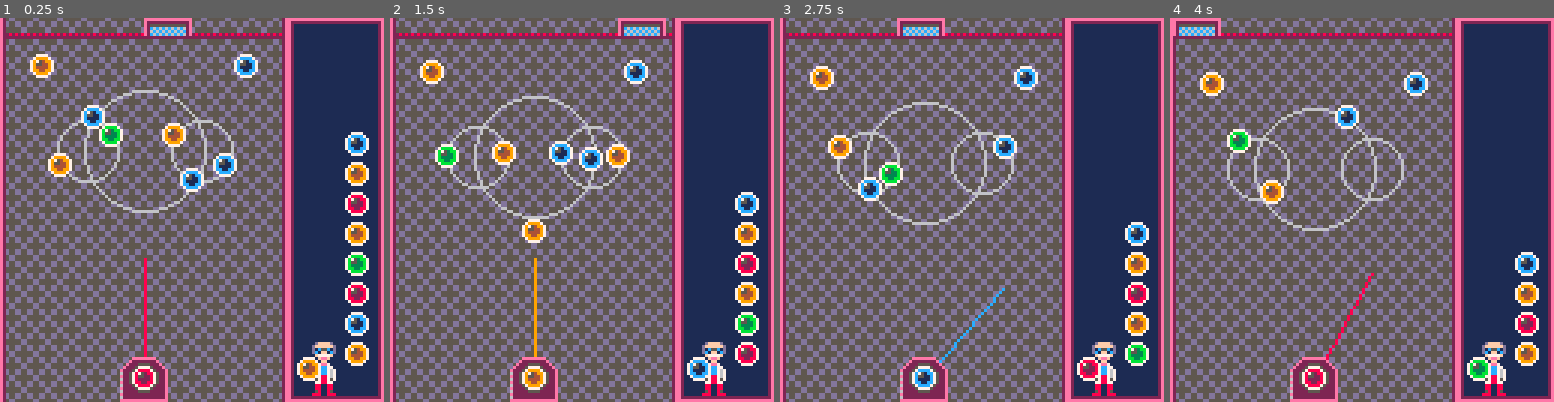
Above: before the commit, frames 1-4 (left to right).
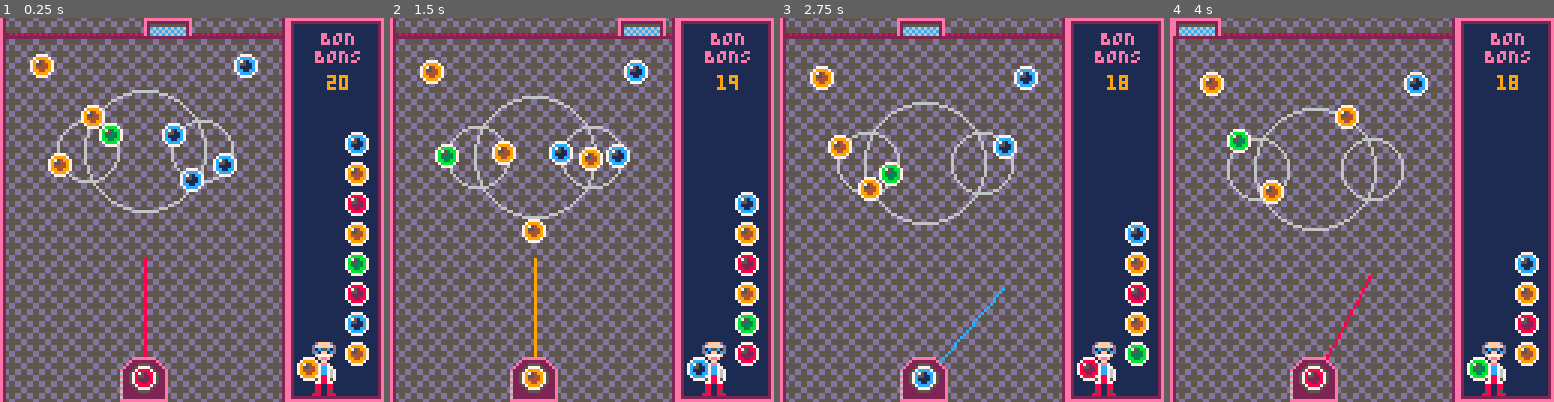
Above: after the commit, the same moments.

Repository: adamwoolridge/pico8
Game: PICO-8 cartridge bonbonshoot.p8
The game is run twice, just before and just after one commit, with the same random seed, the same clock (stepped at 60 frames per second) and the same inputs.
Inputs:
- Up to frame 1 (0.25 s): no input
- Up to frame 2 (1.5 s): tap X (X key) at 0.33, 1.07 s; tap O (Z key) at 0.7 s
- Up to frame 3 (2.75 s): hold Right 1.6-2.1 s; tap O (Z key) at 1.7, 2.1, 2.5 s; tap X (X key) at 1.85 s; hold Right from 2.47 s (still down)
- Up to frame 4 (4 s): tap O (Z key) at 2.9, 3.3, 3.7 s; tap X (X key) at 2.97 s; release Right at 3.03 s; hold Left 3.08-3.58 s

The runs differ from the first frame. In frame 1, 0.8% of the frame differs, in the area x 21-94%, y 3-33%; in frame 2, 0.8%; in frame 3, 0.6%; in frame 4, 0.6%.

Commit message:
[Bonbon] More

Diff:
--- a/bonbonshoot.p8
+++ b/bonbonshoot.p8
@@ -32,6 +32,7 @@
 max_ballq = 10
 
 currentball = {}
+ballsremaining = 20
 
 enemies = {}
 
@@ -40,6 +41,12 @@
 net.y = 0
 net.speed = 1
 net.direction = 1
+
+pulses = {}
+
+function makepulse(x, y)
+
+end
 
 function makeenemy(x,y, vx, vy, r)
 	local e = {}
@@ -101,8 +108,8 @@
 	reload_ballq()
 	next_ball()
 	makeenemy(25, 40, 0, 0.05, 10)
+	makeenemy(44, 40, 0, 0.05, 20).rotdir = -1
 	makeenemy(63, 40, 0, 0.05, 10).rotdir = -1
-	makeenemy(44, 40, 0, 0.05, 20).rotdir = -1
 
 	makeenemy(10, 12, 0, 0.05, 0)
 	makeenemy(78, 12, 0, 0.05, 0)
@@ -158,6 +165,9 @@
 									if (dist(b, b2) <= 4*2) then
 										del(balls, b)
 										del(balls, b2)
+										if (b.c != b2.c) then
+											ballsremaining-=1
+										end
 										return
 									end
 --							if (b.x+4 >= b2.x and b.x+4 <=b2.x+8) then
@@ -225,6 +235,9 @@
 
 	spr(61, net.x, net.y)
 	spr(63, net.x+8, net.y)
+	print("BON", 107, 4,14)
+	print("BONS", 105, 10,14)
+	print(ballsremaining, 109, 19,9)
 end
 
 function reload_ballq()
@@ -454,13 +467,13 @@
 00000000000000000000000000000000000000000000000000000000000000000000000000000000000000000000000000000000000000000000000000000000
 00000000000000000000000000000000000000000000000000000000000000000000000000000000000000000000000000000000000000000000000000000000
 00000000000000000000000000000000000000000000000000000000000000000000000000000000000000000000000000000000000000000000000000000000
-00000000000000000000000000000000000000000000000000000000000000000000000000000000000000000000000000000000000000000000000000000000
-00000000000000000000000000000000000000000000000000000000000000000000000000000000000000000000000000000000000000000000000000000000
-00000000000000000000000000000000000000000000000000000000000000000000000000000000000000000000000000000000000000000000000000000000
-00000000000000000000000000000000000000000000000000000000000000000000000000000000000000000000000000000000000000000000000000000000
-00000000000000000000000000000000000000000000000000000000000000000000000000000000000000000000000000000000000000000000000000000000
-00000000000000000000000000000000000000000000000000000000000000000000000000000000000000000000000000000000000000000000000000000000
-00000000000000000000000000000000000000000000000000000000000000000000000000000000000000000000000000000000000000000000000000000000
+00000000000000001111000000000000000000000000000000000000000000000000000000000000000000000000000000000000000000000000000000000000
+00000000000000001ee1100000000000000000000000000000000000000000000000000000000000000000000000000000000000000000000000000000000000
+00000000000000001e1e100000000000000000000000000000000000000000000000000000000000000000000000000000000000000000000000000000000000
+00000000000000001ee1100000000000000000000000000000000000000000000000000000000000000000000000000000000000000000000000000000000000
+00000000000000001e1e100000000000000000000000000000000000000000000000000000000000000000000000000000000000000000000000000000000000
+00000000000000001ee1100000000000000000000000000000000000000000000000000000000000000000000000000000000000000000000000000000000000
+00000000000000001111000000000000000000000000000000000000000000000000000000000000000000000000000000000000000000000000000000000000
 00000000000000000000000000000000000000000000000000000000000000000000000000000000000000000000000000000000000000000000000000000000
 00000000000000000000000000000000000000000000000000000000000000000000000000000000000000000000000000000000000000000000000000000000
 00000000000000000000000000000000000000000000000000000000000000000000000000000000000000000000000000000000000000000000000000000000
